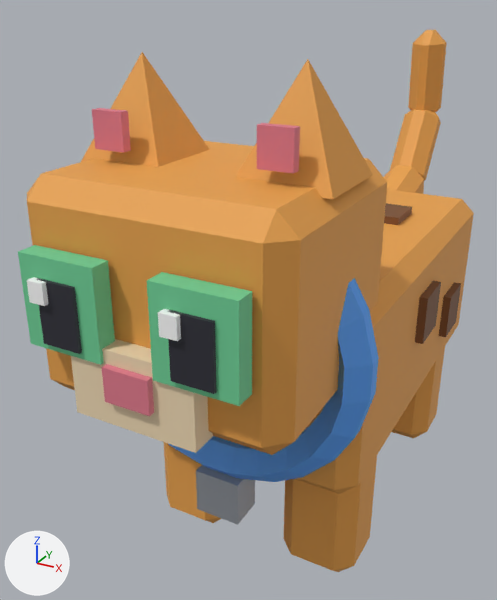
The FBX model assets/cat-cafe/exports/CatCafe_Cat_Bengal.fbx: old version first, new version second.
Camera for both pictures: a camera (50 mm lens) standing at (0.0098, -0.0236, 0.0192) and looking at (-0.0026, -0.001, 0.0079). Every picture has the same lights, and +X, +Y and +Z are marked at lower left. The picture after the commit comes second. Where no turn or scale is listed for an object, it has been applied to the vertices.

Objects in the first picture: 'CatCafe_Cat_Bengal_Body', 'CatCafe_Cat_Bengal_Head', 'CatCafe_Cat_Bengal_Tail'.
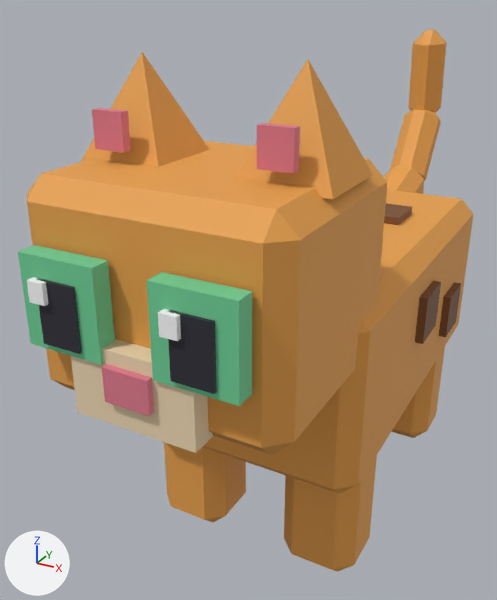
Pixel boxes [x1, y1, x2, y2] of what changed, in the pictures (497 x 600 px):
'CatCafe_Cat_Bengal_Body', reshaped: before [164, 189, 474, 572]; after [164, 189, 473, 572]
part 1 of me_catcafe_cat_bengal_body, deleted (blue): before [169, 278, 379, 482]
part 2 of me_catcafe_cat_bengal_body, deleted: before [196, 465, 255, 525]

Diff of the bpy script that builds the scene:
```diff
--- a/assets/cat-cafe/exports/CatCafe_Cat_Bengal.fbx.py
+++ b/assets/cat-cafe/exports/CatCafe_Cat_Bengal.fbx.py
@@ me_catcafe_cat_bengal_body @@
 # used by ob_catcafe_cat_bengal_body; location = (0.0, 0.0, 0.0)
-me_catcafe_cat_bengal_body.from_pydata(...)  # 328 vertices, 322 faces; spans x -0.0048..0.0049, y -0.0082..0.0078, z 0.0..0.0143
+me_catcafe_cat_bengal_body.from_pydata(...)  # 176 vertices, 172 faces; spans x -0.0046..0.0046, y -0.0069..0.0078, z 0.0..0.0112
+# me_catcafe_cat_bengal_body part 1: the loose piece of 144 vertices spanning x -0.0048..0.0049, y -0.0082..-0.0066, z 0.0046..0.0143 is deleted
+# me_catcafe_cat_bengal_body part 2: the loose piece of 8 vertices spanning x -0.0008..0.0008, y -0.008..-0.0068, z 0.0031..0.0047 is deleted
 me_catcafe_cat_bengal_body.materials.append(mat_catcafe_palette)
```
